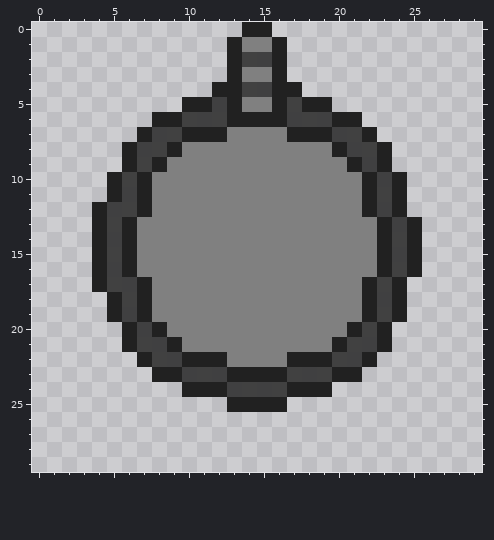
Pixel-art sprite, stored at Sprites/torretanormal60.png. Above: the version before the commit.
The file is 60x60 pixels, drawn in blocks of 2x2; one block is one cell here.
And afterwards:
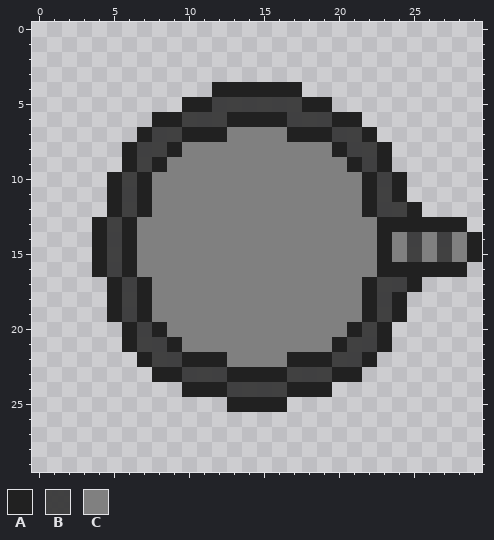
Palette (. is transparent): A #202020fe  B #404040fe  C #808080fe
Diff:
y 0: x 14..15 AA -> ..
y 1: x 13..16 ACCA -> ....
y 2: x 13..16 ABBA -> ....
y 3: x 13..16 ACCA -> ....
y 4: x 14..15 BB -> AA
y 5: x 13..16 ACCA -> BBBB
y 12: x 4..5 AB -> .A; x 24..25 A. -> BA
y 13: x 24 B -> A; x 26..28 ... -> AAA
y 14..15: x 24..29 BA.... -> CBCBCA
y 16: x 24 B -> A; x 26..28 ... -> AAA
y 17: x 4..5 AB -> .A; x 24..25 A. -> BA
Pixel boxes of the changes (left, top, right, bottom) in both pictures:
changed: (227, 22, 287, 112)
changed: (92, 202, 122, 292)
changed: (392, 202, 482, 292)
